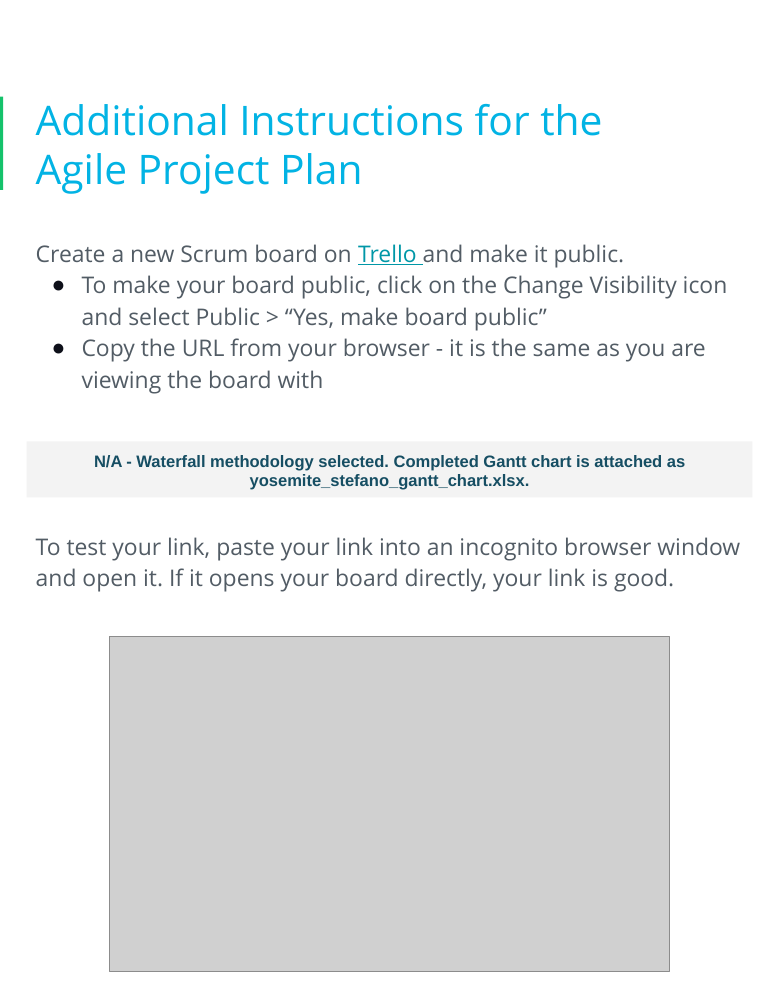
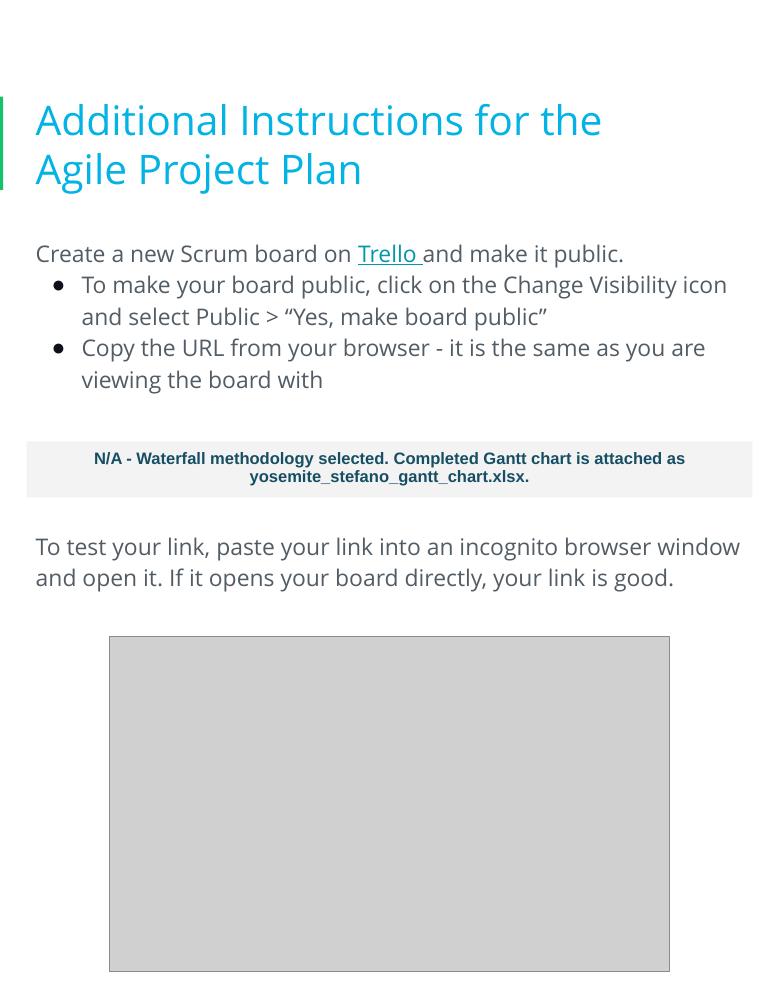
Before and after one commit to hashimndl/digital-project-management-yosemite-stefano, a slide deck: slide 25 of docs/yosemite_stefano_project_submission.pptx. Drawn at 779x1008 pixels with LibreOffice and Linux fonts; fonts in the diff are those of the drawing; grey boxes stand for pictures; background and template pictures are left out. Boxes give left, top, right and bottom in pixels: in the first picture for what was removed or moved away, otherwise in the second. Text is boxed around its words. In the diff, an @@ line names an element or a change of style, - is before the commit and + after.

```diff
--- a/docs/yosemite_stefano_project_submission.pptx
+++ b/docs/yosemite_stefano_project_submission.pptx
@@ rectangle "N/A - Waterfall methodology selected. ..." at <box>27,442,752,498</box>: line spacing 1 to 0.9 @@
```
Also in this commit, not shown: 9 other slides changed.
